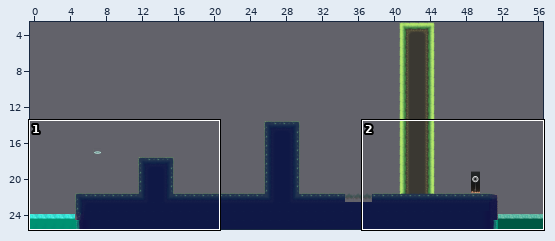
Two states of a Tiled map, core/assets/basicMap.tmx. Above, an overview of the earlier version with the close-up marked.
Close-up. Old version:
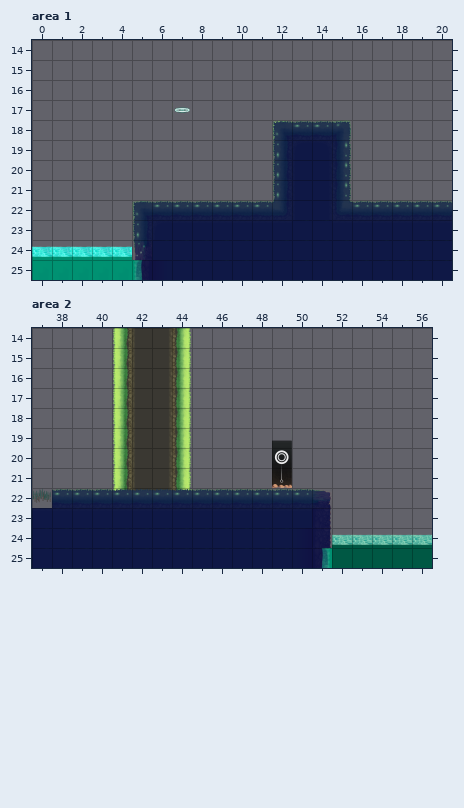
Cells are 60x60 px. Shown: area 1 x 0..20, y 14..25; area 2 x 37..56, y 14..25. The commit also changed other parts of the map, which this record leaves out.
The result:
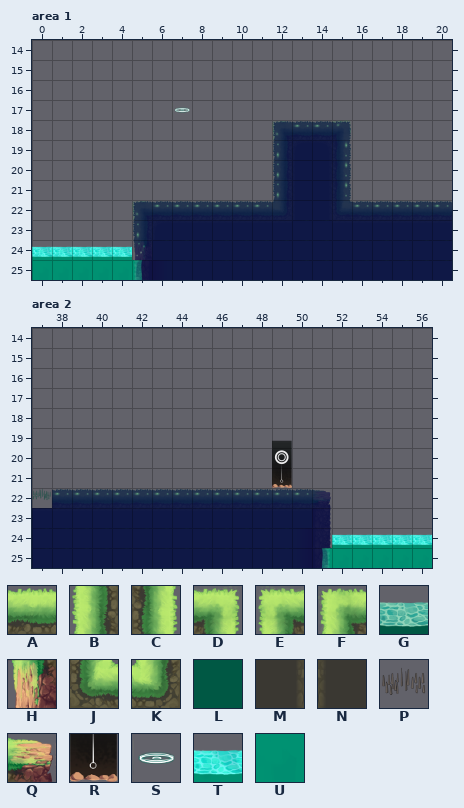
Key: from "Light": A 2 "solid", B 2 turned 270 "solid", C 2 turned 90 "solid", D 3 "solid", E 3 flipped left-right "solid", F 3 turned 270 "solid", G 6 "water", H 9 turned 270 "solid", J 11 "solid", K 11 turned 270 "solid", L 14 "water", M 18 "solid", N 18 flipped left-right "solid", P 19 "spikes", Q 20 "solid", R 21 "end", S 29 "spawn"; from "Shadow": T 6 "water", U 14 "water".
_ is an empty cell.
Tiles replaced or removed in this view: A, B, C, D, E, F, G, H, J, K, L, M, N, P, Q, R, S.
Commit: fix swap world and end collision crash
Difference:
Changed rows in their new state; . is an unchanged cell.
Layer "lightWorld" (now hidden), area 1:
first column x 5:
17 .._.............
18 .......____.....
19 ......._.._.....
20 ......._.._.....
21 ......._.._.....
22 _______...._____
23 _...............
24 _...............
Layer "lightWorld" (now hidden), area 2:
first column x 37:
14 ....____............
15 ....____............
16 ....____............
17 ....____............
18 ....____............
19 ....____............
20 ....____............
21 ....____...._.......
22 _______________.....
24 ..............._____
25 ..............._____
Layer "darkWorld", area 2:
first column x 52:
24 TTTTT
25 UUUUU
Where, in picture pixels (left, top, right, bottom), the same in both close-ups:
removed: (175, 107, 190, 113)
removed: (132, 120, 452, 259)
removed: (33, 328, 331, 508)
changed: (332, 534, 432, 568)
